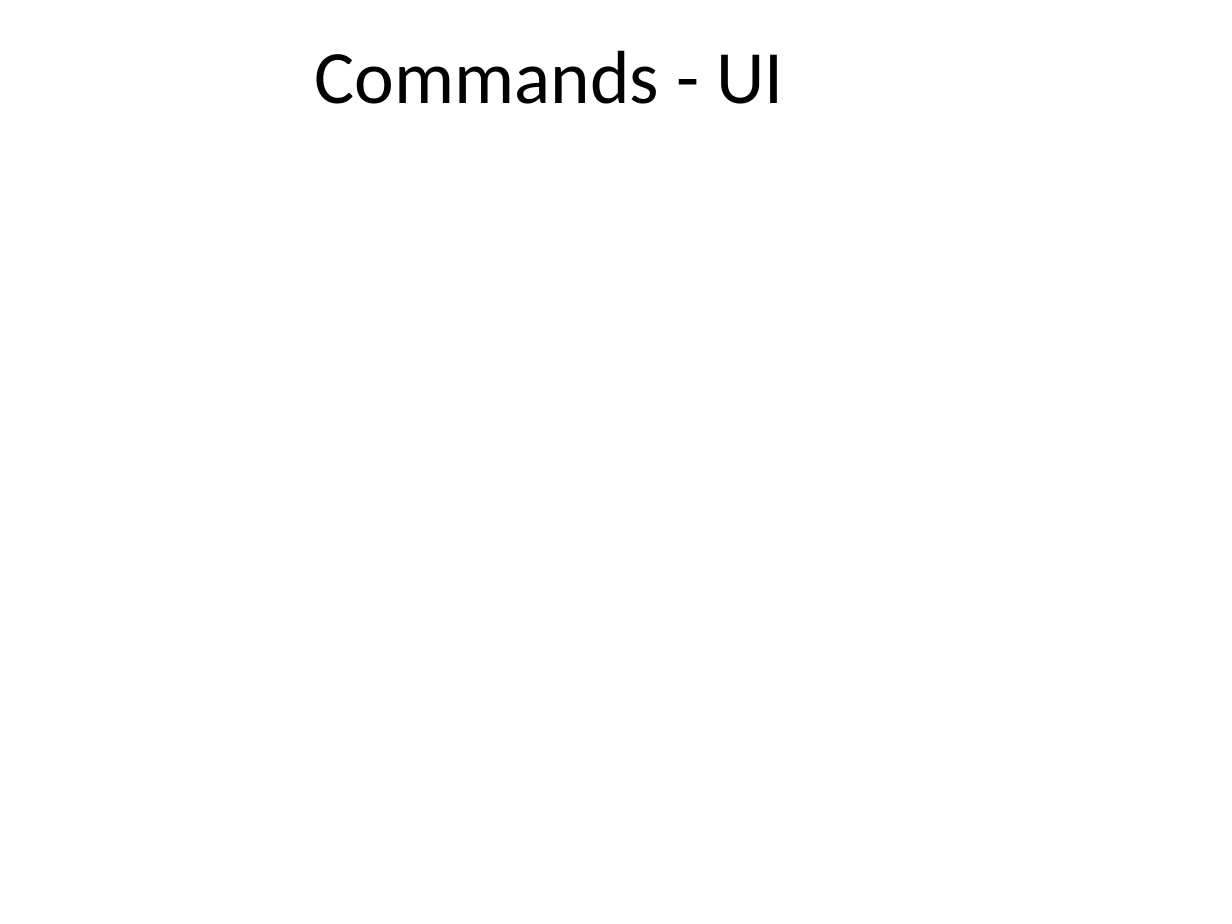
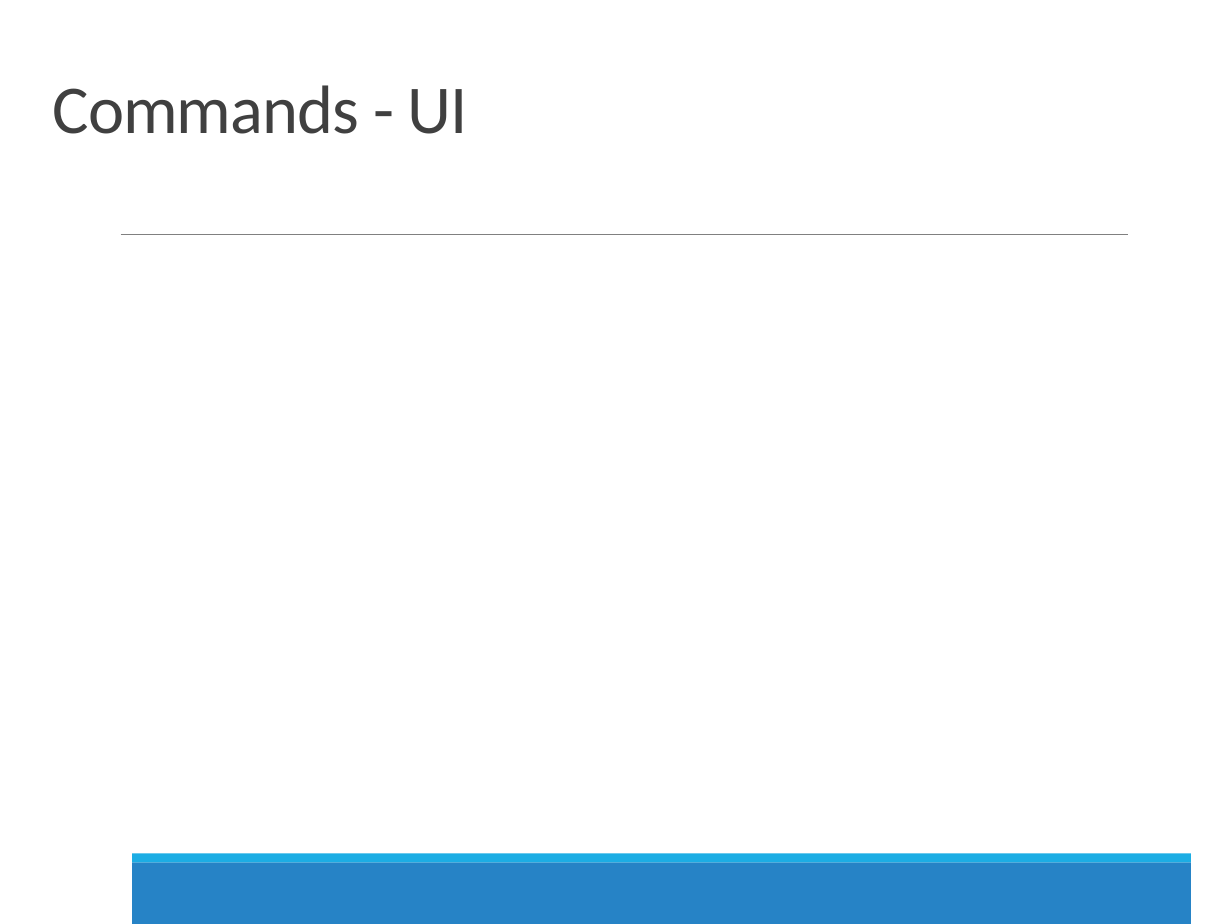
Before and after one commit to BenGoethuys/SwOp-Group03, a slide deck: slide 8 of Iteratie 1/PresentatieIteratie1Group03.pptx. Drawn at 1232x924 pixels with LibreOffice and Linux fonts; fonts in the diff are those of the drawing; background and template pictures are left out. Boxes give left, top, right and bottom in pixels: in the first picture for what was removed or moved away, otherwise in the second. Text is boxed around its words. In the diff, an @@ line names an element or a change of style, - is before the commit and + after.

```diff
--- a/Iteratie 1/PresentatieIteratie1Group03.pptx
+++ b/Iteratie 1/PresentatieIteratie1Group03.pptx
@@ title "Commands - UI": place and size @@
-title "Commands - UI" at (315, 50, 783, 104)
+title "Commands - UI" at (52, 85, 468, 134)
@@ title "Commands - UI" at (52, 85, 468, 134): size 44 to 40 pt, text colour #000000 to #404040, letter spacing 0 to -0.5 pt; alignment centre to left; line spacing 1 to 0.85; vertical alignment middle to bottom @@
@@ line added from (121, 234) to (1127, 234), #808080 0.5 pt @@
@@ rectangle added at (0, 862, 1232, 924), fill #2683C6 @@
@@ rectangle added at (0, 854, 1232, 862), fill #1CADE4 @@
@@ rectangle added at (0, 840, 131, 924), fill #FFFFFF, outline #FFFFFF 1.25 pt @@
@@ rectangle added at (1191, 850, 1232, 924), fill #FFFFFF, outline #FFFFFF 1.25 pt @@
```
Also in this commit, not shown: 13 other slides changed.
